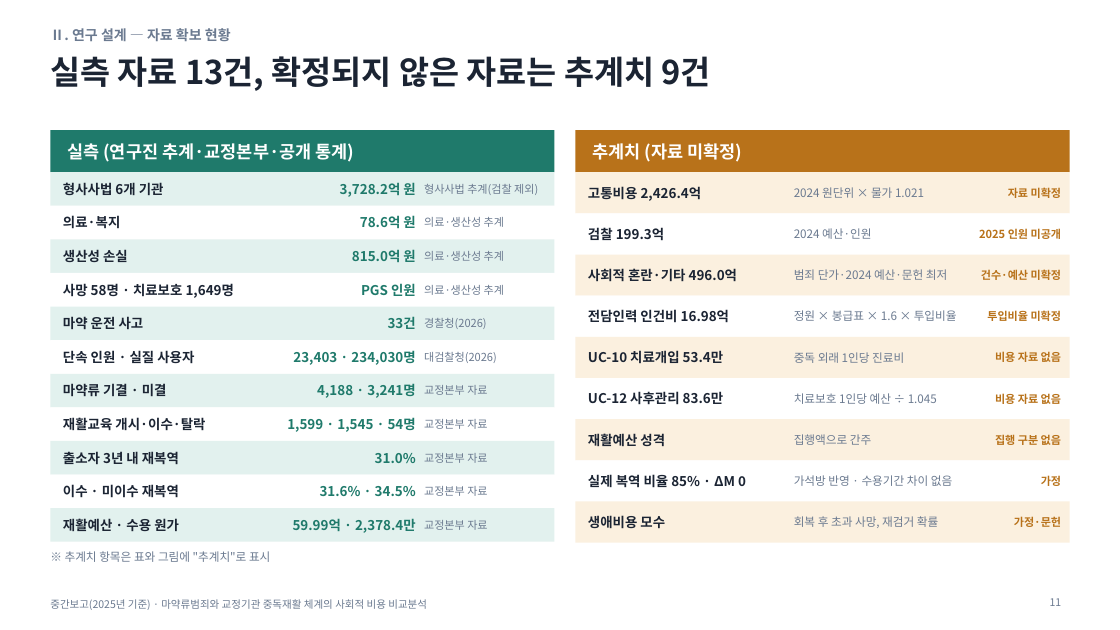
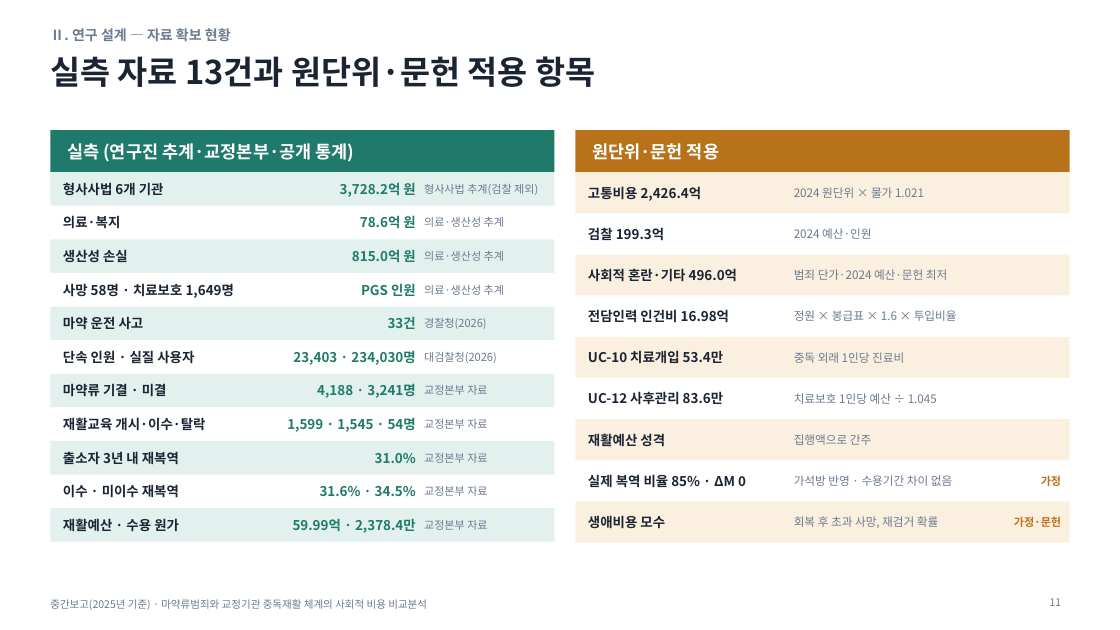
Before and after one commit to adminmrobo/drug-crime-social-cost, a slide deck: slide 11 of deliverables/2026-11-16_보고용/중간보고_마약류사회적비용_2025기준_보고용.pptx. Drawn at 1120x630 pixels with LibreOffice and Linux fonts; fonts in the diff are those of the drawing. Boxes give left, top, right and bottom in pixels: in the first picture for what was removed or moved away, otherwise in the second. Text is boxed around its words. In the diff, an @@ line names an element or a change of style, - is before the commit and + after.

Commit message:
보고용: 추계치·미확정 표현 삭제(엑셀 제외)

```diff
--- a/deliverables/2026-11-16_보고용/중간보고_마약류사회적비용_2025기준_보고용.pptx
+++ b/deliverables/2026-11-16_보고용/중간보고_마약류사회적비용_2025기준_보고용.pptx
@@ title at box(50, 56, 595, 87): text changed @@
-실측 자료 13건, 확정되지 않은 자료는 추계치 9건
+실측 자료 13건과 원단위·문헌 적용 항목
@@ text at box(592, 143, 719, 160): text changed @@
-추계치 (자료 미확정)
+원단위·문헌 적용
@@ text removed at box(1008, 187, 1062, 198) @@
-자료 미확정
@@ text removed at box(979, 228, 1062, 239) @@
-2025 인원 미공개
@@ text removed at box(981, 269, 1062, 280) @@
-건수·예산 미확정
@@ text removed at box(987, 310, 1062, 321) @@
-투입비율 미확정
@@ text removed at box(995, 351, 1061, 362) @@
-비용 자료 없음
@@ text removed at box(995, 393, 1061, 404) @@
-비용 자료 없음
@@ text removed at box(995, 435, 1061, 445) @@
-집행 구분 없음
@@ text removed at box(65, 551, 270, 562) @@
-※ 추계치 항목은 표와 그림에 "추계치"로 표시
```
Also in this commit, not shown: 14 other slides changed, 7 other files.
